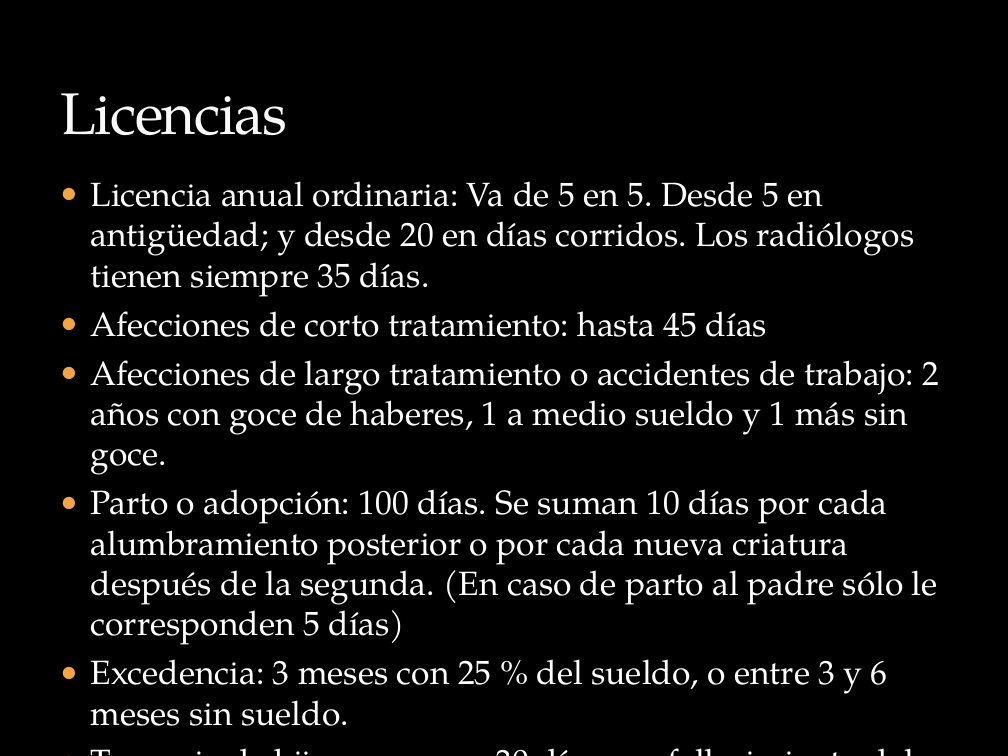
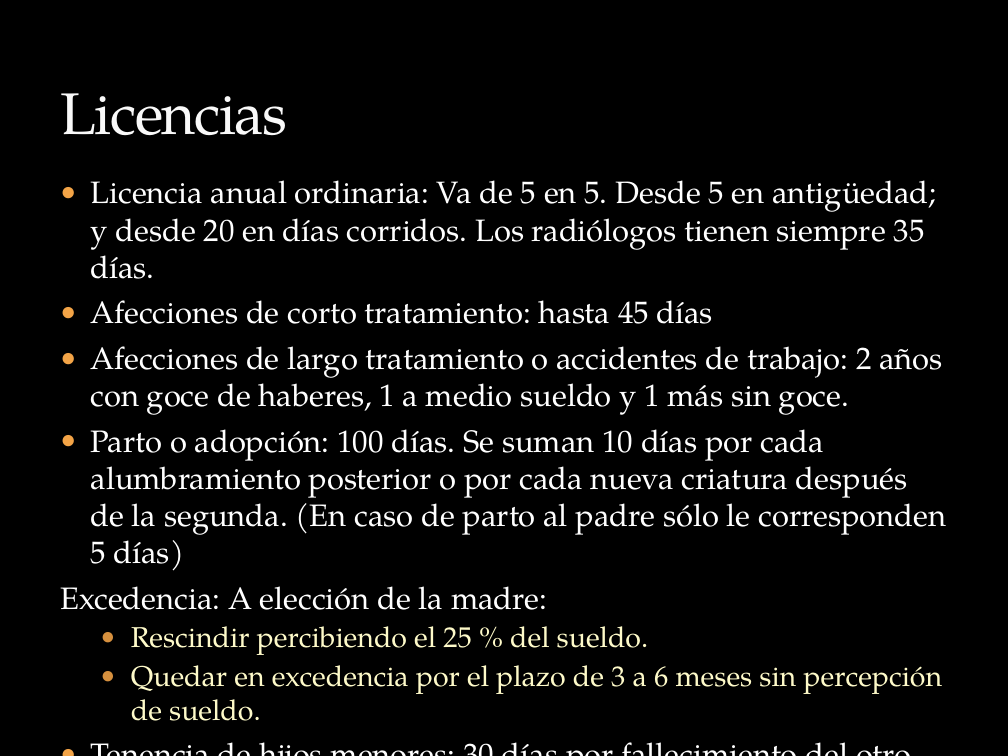
Before and after one commit to MTEySS/concursos, a slide deck: slide 27 of contenidos/otros/capacitacion_ate/capacitacion_ate-empleo_publico.pptx. Drawn at 1008x756 pixels with LibreOffice and Linux fonts; fonts in the diff are those of the drawing; background and template pictures are left out. Boxes give left, top, right and bottom in pixels: in the first picture for what was removed or moved away, otherwise in the second. Text is boxed around its words. In the diff, an @@ line names an element or a change of style, - is before the commit and + after.

```diff
--- a/contenidos/otros/capacitacion_ate/capacitacion_ate-empleo_publico.pptx
+++ b/contenidos/otros/capacitacion_ate/capacitacion_ate-empleo_publico.pptx
@@ text at (x1=91, y1=180, x2=946, y2=571): size 24.1 to 22.1 pt in "Licencia anual ordinaria: Va de 5 en ...", "Afecciones de corto tratamiento: hasta 45 días", "Afecciones de largo tratamiento o accidentes de ...", "Parto o adopción: 100 días. Se suman ..." and 1 more places @@
@@ text at (x1=60, y1=586, x2=942, y2=721): text changed; size 24.1 to 20.4 pt; text colour #FFFFFF to #FEFAC9 @@
-● Excedencia: 3 meses con 25 % del sueldo, o entre 3 y 6 meses sin sueldo.
+Excedencia: A elección de la madre:
+  ● Rescindir percibiendo el 25 % del sueldo.
+  ● Quedar en excedencia por el plazo de 3 a 6 meses sin percepción de sueldo.
```
Also in this commit, not shown: 2 other slides changed, 2 other files.
